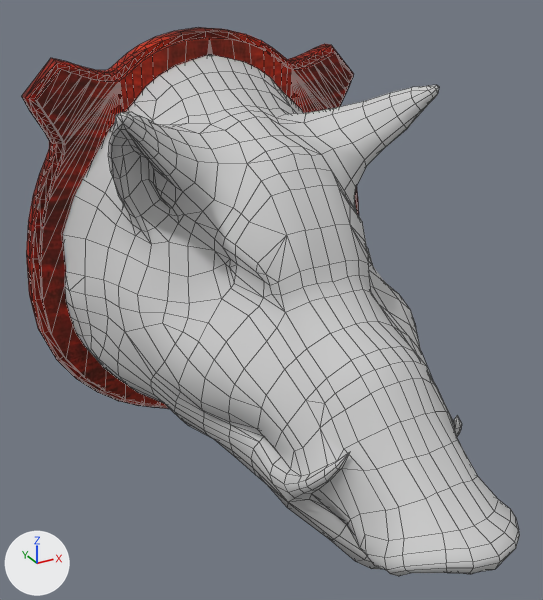
One commit to the FBX model Assets/Template/Meshes/BoarHead.FBX: the scene before it, then after it.
One viewpoint serves both versions: a camera (50 mm lens) standing at (-0.308, -0.706, 0.274) and looking at (-0.028, -0.195, 0.019). The lights are fixed; the arrows at lower left show +X, +Y and +Z. Mesh edges are drawn as thin lines. Where no turn or scale is listed for an object, it has been applied to the vertices.

In view in the first picture: 'BoarHead', 'Support'.
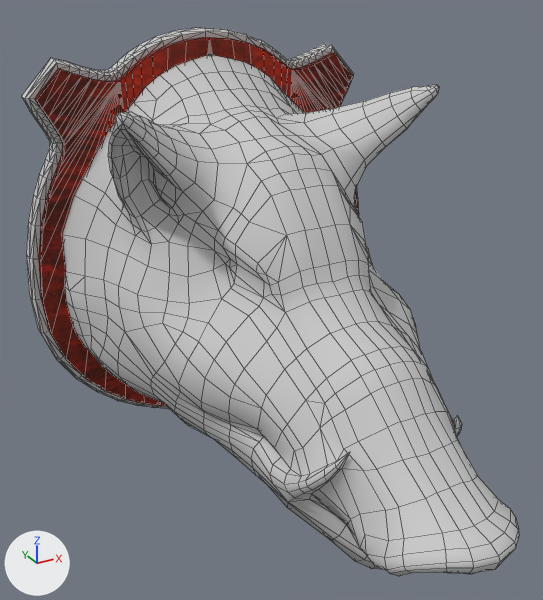
Location of each change, [x1, y1, x2, y2] in pixels of the pictures (543 x 600 px):
part 1 of me_mesh_001, recoloured (red to grey): [22, 27, 359, 409] in both

The change, as a list of edits to the scene's bpy script:
```text
Add mat_metal:
    mat_metal = principled_material('Metal')
    mat_metal.base_color = (0.588, 0.588, 0.588)  # light grey #cacaca
    mat_metal.roughness = 0.859
Change me_mesh_001:
    where me_mesh_001.from_pydata(...)  # 426 vertices, 766 faces; spans x -0.19..0.19, y -0.024..0.0, z -0.239..0.223
    used by ob_support; location = (0.0, 0.0, 0.0)
    me_mesh_001 part 1: all 510 faces centred in x -0.189..0.189, y -0.016..-0.005, z -0.232..0.223 switch from mat_material__313 (picture img_globe_bc_psd) to mat_metal (light grey #cacaca)
```
